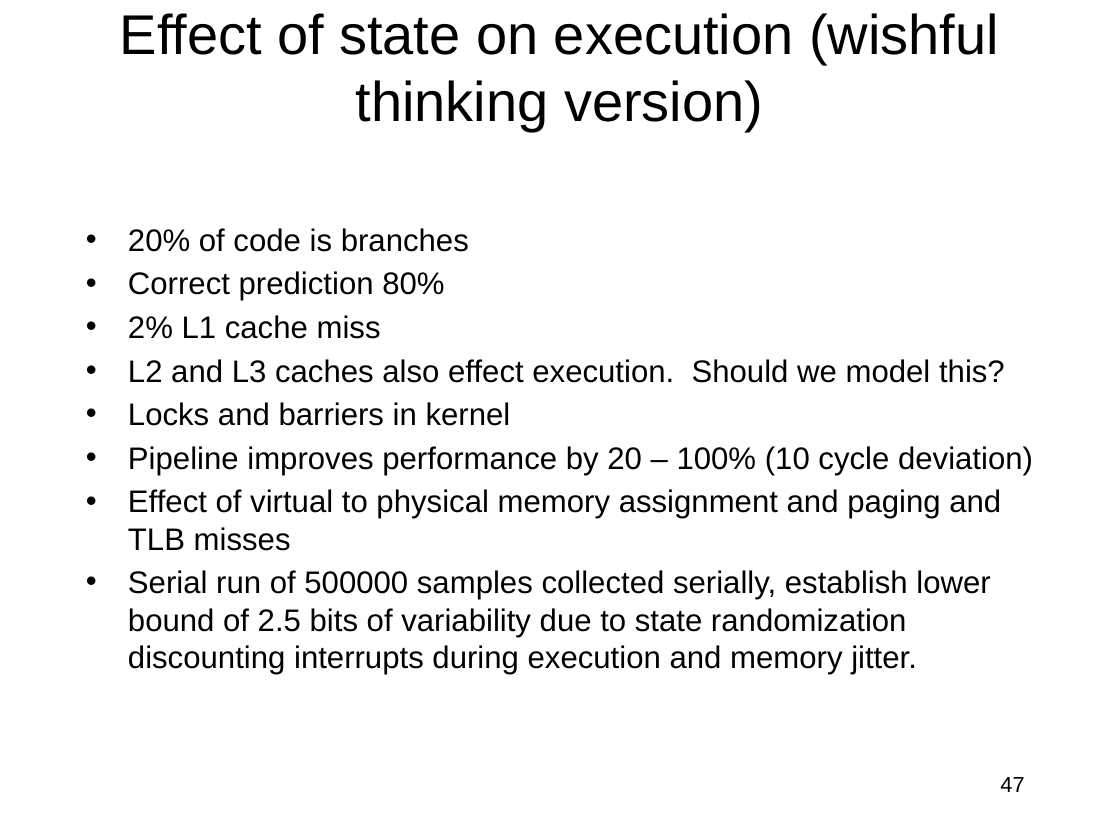
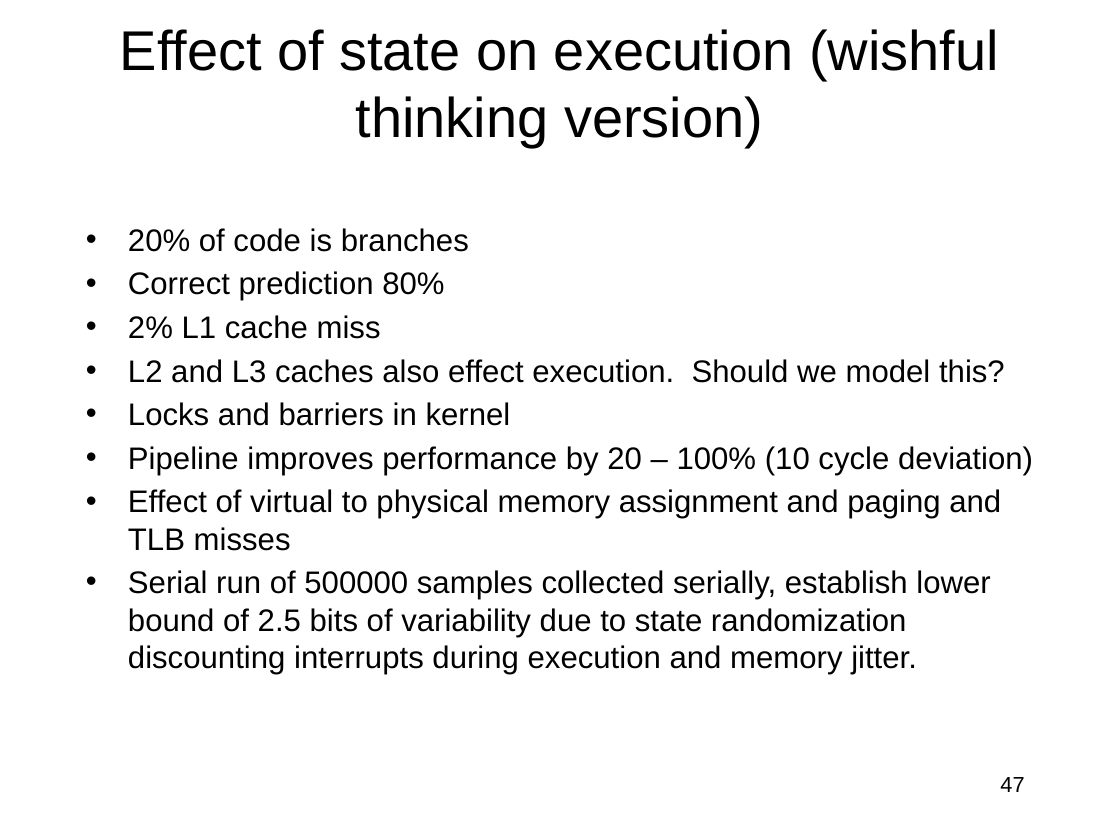
Before and after one commit to jlmucb/class_notes, a slide deck: slide 47 of BerkeleyClass/CS290Spring2013/Lectures/entropy_talk.pptx. Drawn at 1120x840 pixels with LibreOffice and Linux fonts; fonts in the diff are those of the drawing. Boxes give left, top, right and bottom in pixels: in the first picture for what was removed or moved away, otherwise in the second. Text is boxed around its words. In the diff, an @@ line names an element or a change of style, - is before the commit and + after.

```diff
--- a/BerkeleyClass/CS290Spring2013/Lectures/entropy_talk.pptx
+++ b/BerkeleyClass/CS290Spring2013/Lectures/entropy_talk.pptx
@@ title "Effect of state on execution ...": place and size @@
-title "Effect of state on execution ..." at [120,13,999,131]
+title "Effect of state on execution ..." at [120,29,999,147]
```
Also in this commit, not shown: 5 other slides changed, 1 other file.
